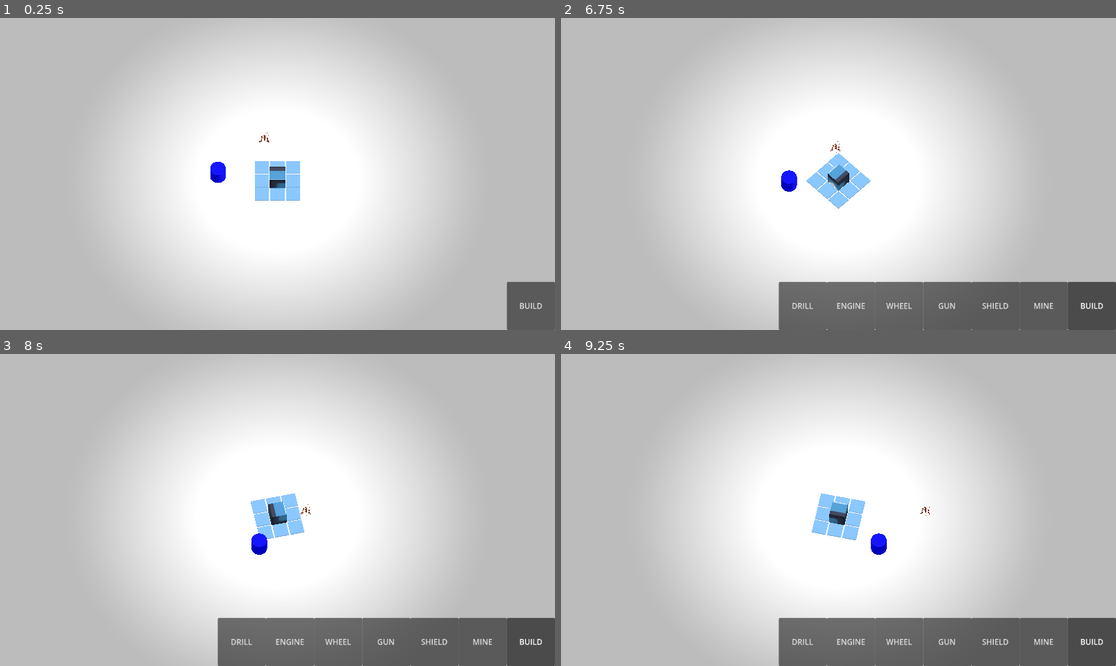
Above: before the commit, frames 1-4 (two rows, left to right).
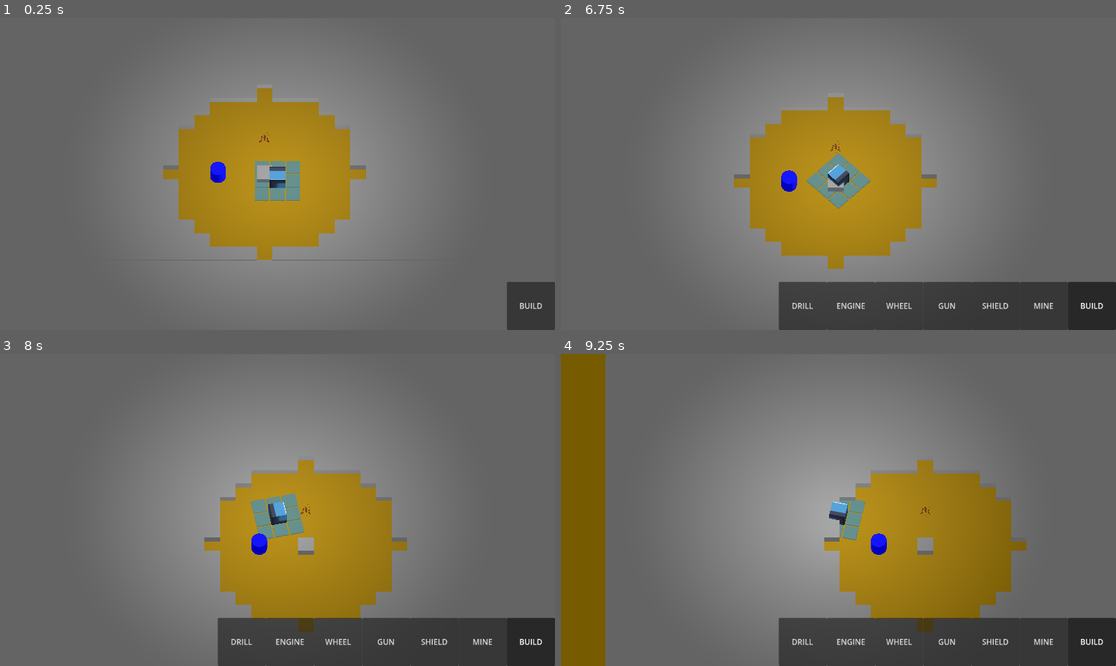
Above: after the commit, the same moments.

Repository: HedgeLizards/major
Game: Godot game, scene res://scenes/world.tscn
Two runs of this game, one before a commit and one after it. Both use one fixed random seed, a clock stepped at 60 frames per second and the inputs below. This scene is started directly instead of the project's main scene. The engine's default icon, where the game draws it, is replaced by a stand-in: a white triangle on a blue panel in a dark square.
Inputs (mouse positions are in pixels of both pictures, inside the frame that each line leads up to):
- Up to frame 1 (0.25 s): no input
- Up to frame 2 (6.75 s): click "BUILD" at 0.5 s; click "DRILL" at 1.25 s; click "ENGINE" at 2 s; click "WHEEL" at 2.75 s; click "GUN" at 3.5 s; click "SHIELD" at 4.25 s; click "MINE" at 5 s; tap Enter at 5.75 s; move the mouse to (960, 158) at 5.77 s; hold D (right) 5.78-6.53 s; move the mouse to (727, 189) at 6.52 s; hold S (backward) from 6.53 s (still down)
- Up to frame 3 (8 s): move the mouse to (333, 441) at 7.27 s; release S (backward) at 7.28 s; hold D (right) from 7.28 s (still down)
- Up to frame 4 (9.25 s): move the mouse to (810, 572) at 8.02 s; release D (right) at 8.03 s; hold W (forward) 8.03-8.78 s; move the mouse to (1005, 556) at 8.77 s; hold A (left) from 8.78 s (still down)

The runs differ from the first frame. In frame 1, 100% of the frame differs, in the area x 0-100%, y 0-100%; in frame 2, 99%; in frame 3, 99%; in frame 4, 99%.

Commit message:
initial environment

Diff:
--- a/code/world.gd
+++ b/code/world.gd
@@ -2,21 +2,50 @@
 
 const SPAWN_RANDOM := 5.0
 
+enum Tile {Open, Rock}
+
+var mesh_map = {}
+
+func tile_at(p: Vector2i) -> Tile:
+	if p.length() > 6 || p.length() == 0:
+		return Tile.Rock
+	else:
+		return Tile.Open
+
+func view(p: Vector2i):
+	var old_mesh: Node3D = mesh_map.get(p)
+	if old_mesh:
+		old_mesh.queue_free()
+	var new_mesh: Node3D = mesh_for(tile_at(p))
+	mesh_map[p] = new_mesh
+	new_mesh.position.x = p.x
+	new_mesh.position.z = p.y
+	$Environment.add_child(new_mesh)
+
+func mesh_for(tile: Tile):
+	if tile == Tile.Open:
+		return preload("res://scenes/tiles/ground.tscn").instantiate()
+	elif tile == Tile.Rock:
+		return preload("res://scenes/tiles/rock.tscn").instantiate()
+	assert(false, "unknown tile")
+
 func _ready():
 	# We only need to spawn players on the server.
-	if not multiplayer.is_server():
-		return
+	if multiplayer.is_server():
+		multiplayer.peer_connected.connect(add_player)
+		multiplayer.peer_disconnected.connect(del_player)
 
-	multiplayer.peer_connected.connect(add_player)
-	multiplayer.peer_disconnected.connect(del_player)
+		# Spawn already connected players.
+		for id in multiplayer.get_peers():
+			add_player(id)
 
-	# Spawn already connected players.
-	for id in multiplayer.get_peers():
-		add_player(id)
+		# Spawn the local player unless this is a dedicated server export.
+		if not OS.has_feature("dedicated_server"):
+			add_player(1)
 
-	# Spawn the local player unless this is a dedicated server export.
-	if not OS.has_feature("dedicated_server"):
-		add_player(1)
+	for x in range(-20, 20):
+		for y in range(-20, 20):
+			view(Vector2i(x, y))
 
 
 func _exit_tree():
--- /dev/null
+++ b/scenes/tiles/ground.tscn
@@ -0,0 +1,8 @@
+[gd_scene load_steps=2 format=3 uid="uid://707w631bmvsb"]
+
+[sub_resource type="QuadMesh" id="QuadMesh_chebq"]
+orientation = 1
+
+[node name="Ground" type="MeshInstance3D"]
+visible = false
+mesh = SubResource("QuadMesh_chebq")
--- /dev/null
+++ b/scenes/tiles/rock.tscn
@@ -0,0 +1,6 @@
+[gd_scene load_steps=2 format=3 uid="uid://52ybwn26jc0y"]
+
+[sub_resource type="BoxMesh" id="BoxMesh_ca1kp"]
+
+[node name="MeshInstance3D" type="MeshInstance3D"]
+mesh = SubResource("BoxMesh_ca1kp")
--- a/scenes/world.tscn
+++ b/scenes/world.tscn
@@ -13,6 +13,7 @@
 size = Vector2(200, 300)
 
 [sub_resource type="StandardMaterial3D" id="StandardMaterial3D_leg26"]
+albedo_color = Color(0.639216, 0.494118, 0.0431373, 1)
 
 [sub_resource type="StandardMaterial3D" id="StandardMaterial3D_sdyhi"]
 albedo_color = Color(0, 0, 1, 1)
@@ -51,3 +52,5 @@
 
 [node name="GridMap" type="GridMap" parent="."]
 mesh_library = SubResource("MeshLibrary_l5dm3")
+
+[node name="Environment" type="Node3D" parent="."]
